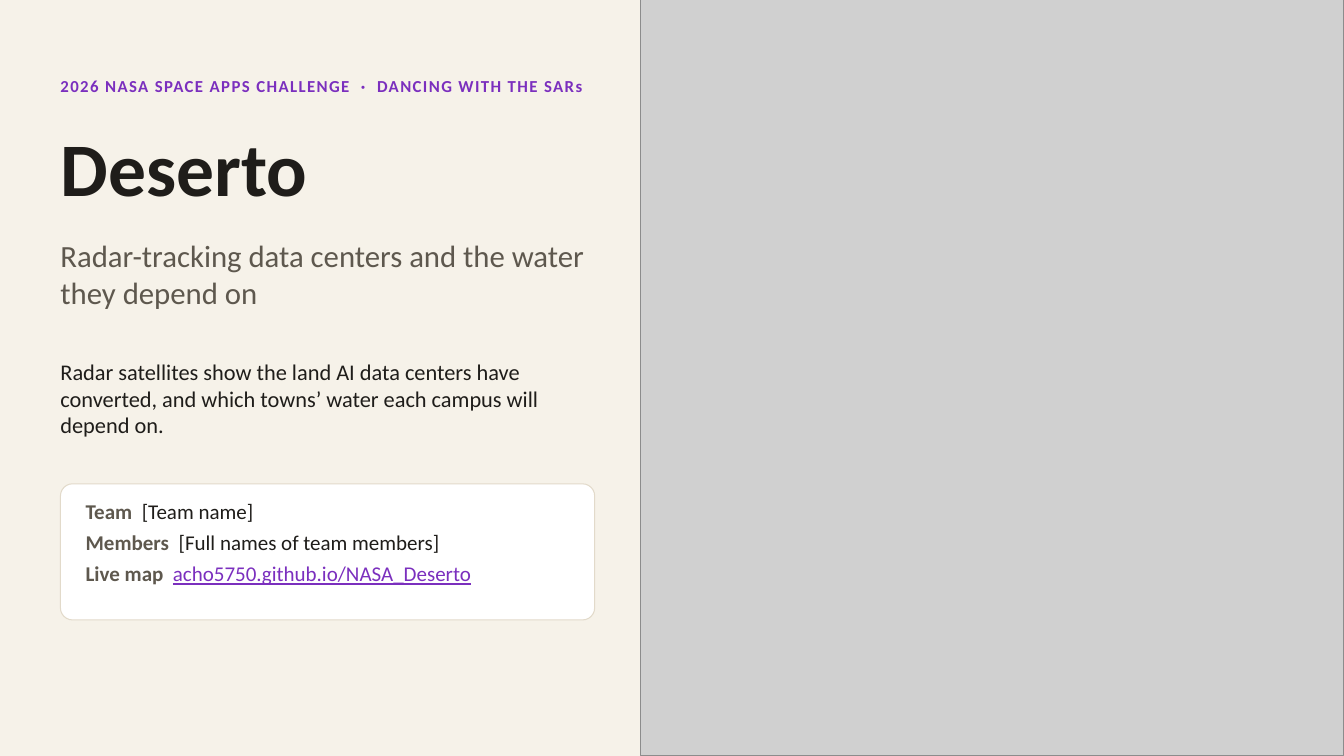
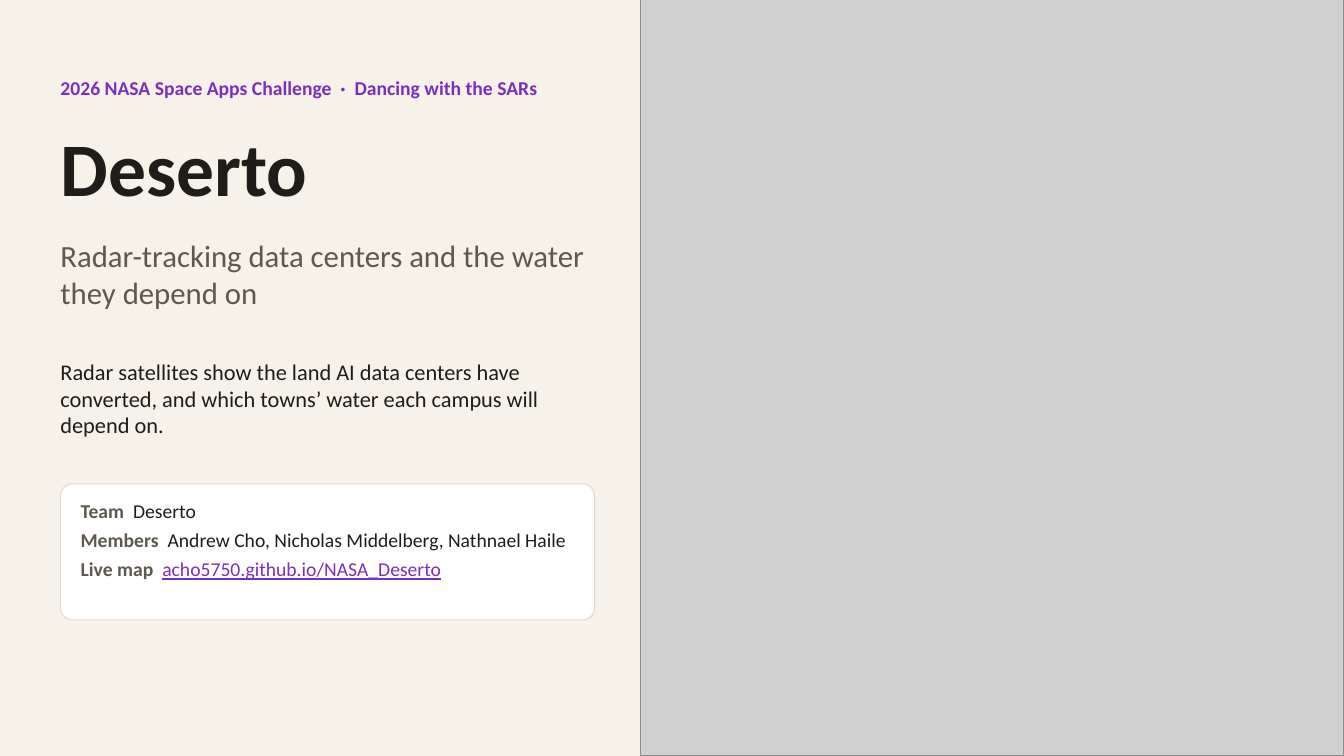
Before and after one commit to acho5750/NASA_Deserto, a slide deck: slide 1 of docs/deck/Data_Centers_and_Water_deck.pptx. Drawn at 1344x756 pixels with LibreOffice and Linux fonts; fonts in the diff are those of the drawing; grey boxes stand for pictures. Boxes give left, top, right and bottom in pixels: in the first picture for what was removed or moved away, otherwise in the second. Text is boxed around its words. In the diff, an @@ line names an element or a change of style, - is before the commit and + after.

```diff
--- a/docs/deck/Data_Centers_and_Water_deck.pptx
+++ b/docs/deck/Data_Centers_and_Water_deck.pptx
@@ text at (x1=60, y1=81, x2=537, y2=99): text changed; size 12 to 14 pt @@
-2026 NASA SPACE APPS CHALLENGE · DANCING WITH THE SARs
+2026 NASA Space Apps Challenge · Dancing with the SARs
@@ text at (x1=81, y1=505, x2=565, y2=551): text changed; size 15 to 14 pt @@
-Team [Team name]
-Members [Full names of team members]
+Team Deserto
+Members Andrew Cho, Nicholas Middelberg, Nathnael Haile
@@ text at (x1=81, y1=562, x2=441, y2=580): size 15 to 14 pt in "Live map acho5750.github.io/NASA_Deserto" @@
```
Also in this commit, not shown: 2 other slides changed, 2 other files.
